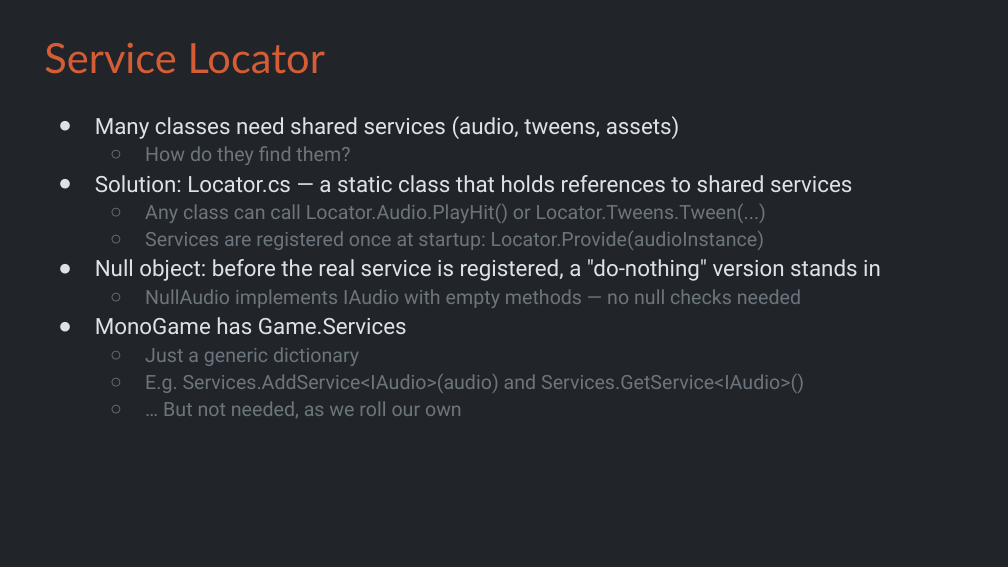
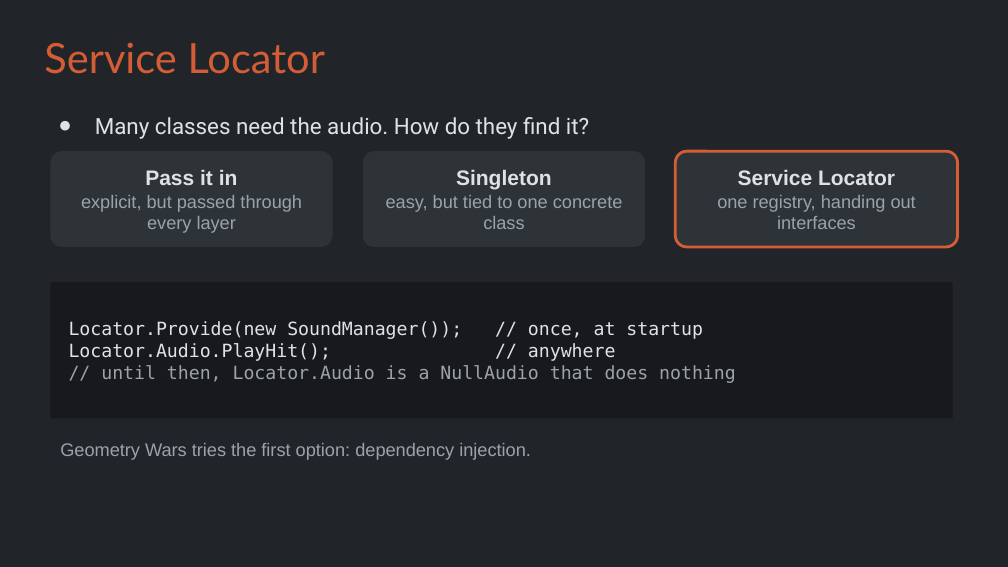
Before and after one commit to Metamate/gar, a slide deck: slide 24 of slides/10 Pokemon.pptx (slide 23 before the commit). Drawn at 1008x567 pixels with LibreOffice and Linux fonts; fonts in the diff are those of the drawing. Boxes give left, top, right and bottom in pixels: in the first picture for what was removed or moved away, otherwise in the second. Text is boxed around its words. In the diff, an @@ line names an element or a change of style, - is before the commit and + after.

```diff
--- a/slides/10 Pokemon.pptx
+++ b/slides/10 Pokemon.pptx
@@ text at (95, 117, 589, 139): text changed; size 14 to 16 pt; text colour #6C757D to #DEE2E6 @@
-● Many classes need shared services (audio, tweens, assets)
-  ○ How do they find them?
-● Solution: Locator.cs — a static class that holds references to shared services
-  ○ Any class can call Locator.Audio.PlayHit() or Locator.Tweens.Tween(...)
-  ○ Services are registered once at startup: Locator.Provide(audioInstance)
-● Null object: before the real service is registered, a "do-nothing" version stands in
-  ○ NullAudio implements IAudio with empty methods — no null checks needed
-● MonoGame has Game.Services
-  ○ Just a generic dictionary
-  ○ E.g. Services.AddService<IAudio>(audio) and Services.GetService<IAudio>()
-  ○ … But not needed, as we roll our own
+● Many classes need the audio. How do they find it?
@@ rounded rectangle added at (50, 151, 333, 247), fill #2E3338, 13 pt, text #9AA3AB @@
+Pass it in
+explicit, but passed through every layer
@@ rounded rectangle added at (363, 151, 645, 247), fill #2E3338, 13 pt, text #9AA3AB @@
+Singleton
+easy, but tied to one concrete class
@@ rounded rectangle added at (675, 151, 958, 247), fill #2E3338, outline #D45D35 2 pt, 13 pt, text #9AA3AB @@
+Service Locator
+one registry, handing out interfaces
@@ rectangle added at (50, 282, 953, 418), fill #17191C, 13 pt, text #DEE2E6 @@
+Locator.Provide(new SoundManager()); // once, at startup
+Locator.Audio.PlayHit(); // anywhere
+// until then, Locator.Audio is a NullAudio that does nothing
@@ text added at (60, 443, 531, 460), 13 pt, text #9AA3AB @@
+Geometry Wars tries the first option: dependency injection.
```
Also in this commit, not shown: 6 other slides changed, 8 slides added, 6 slides removed, 1 other file.
